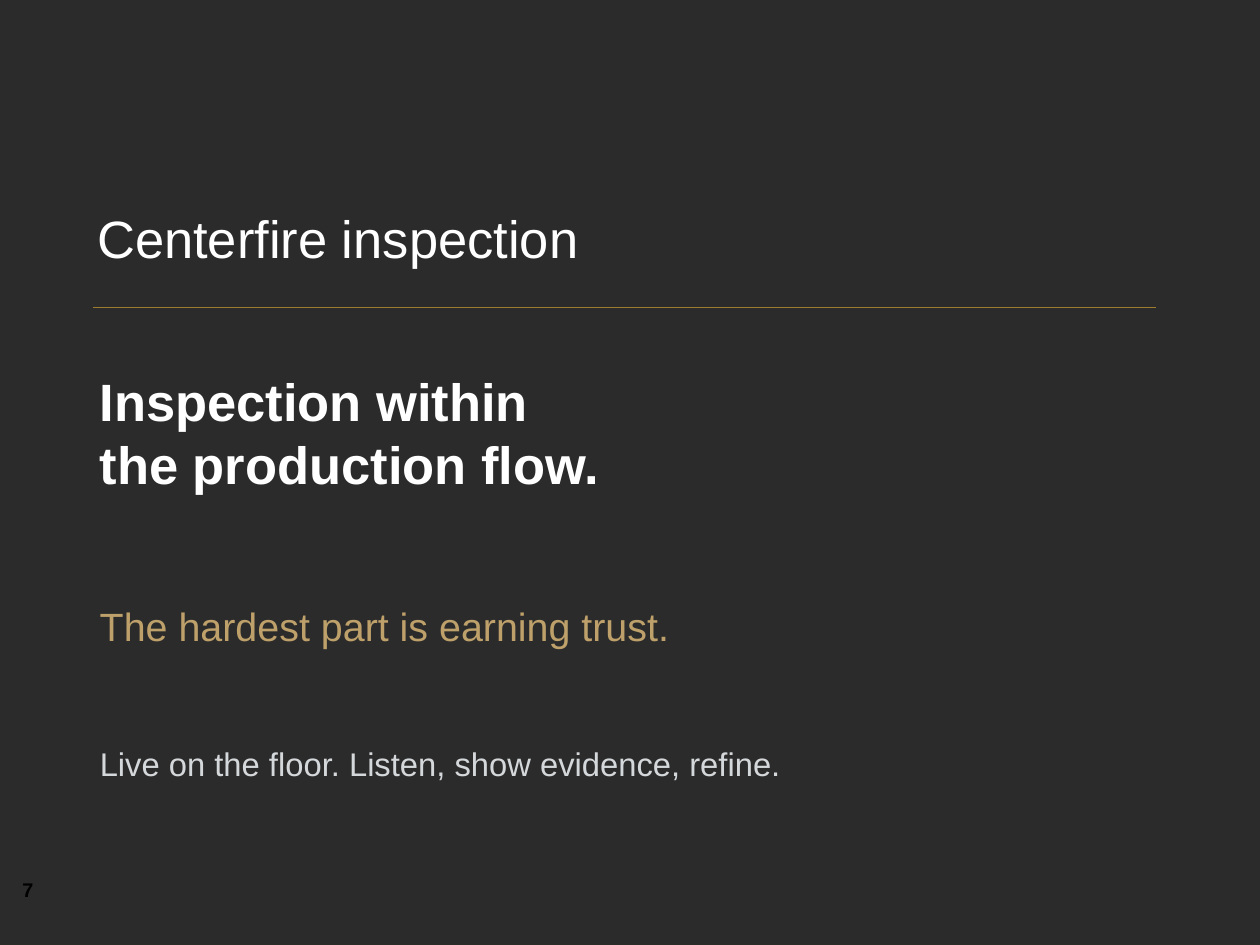
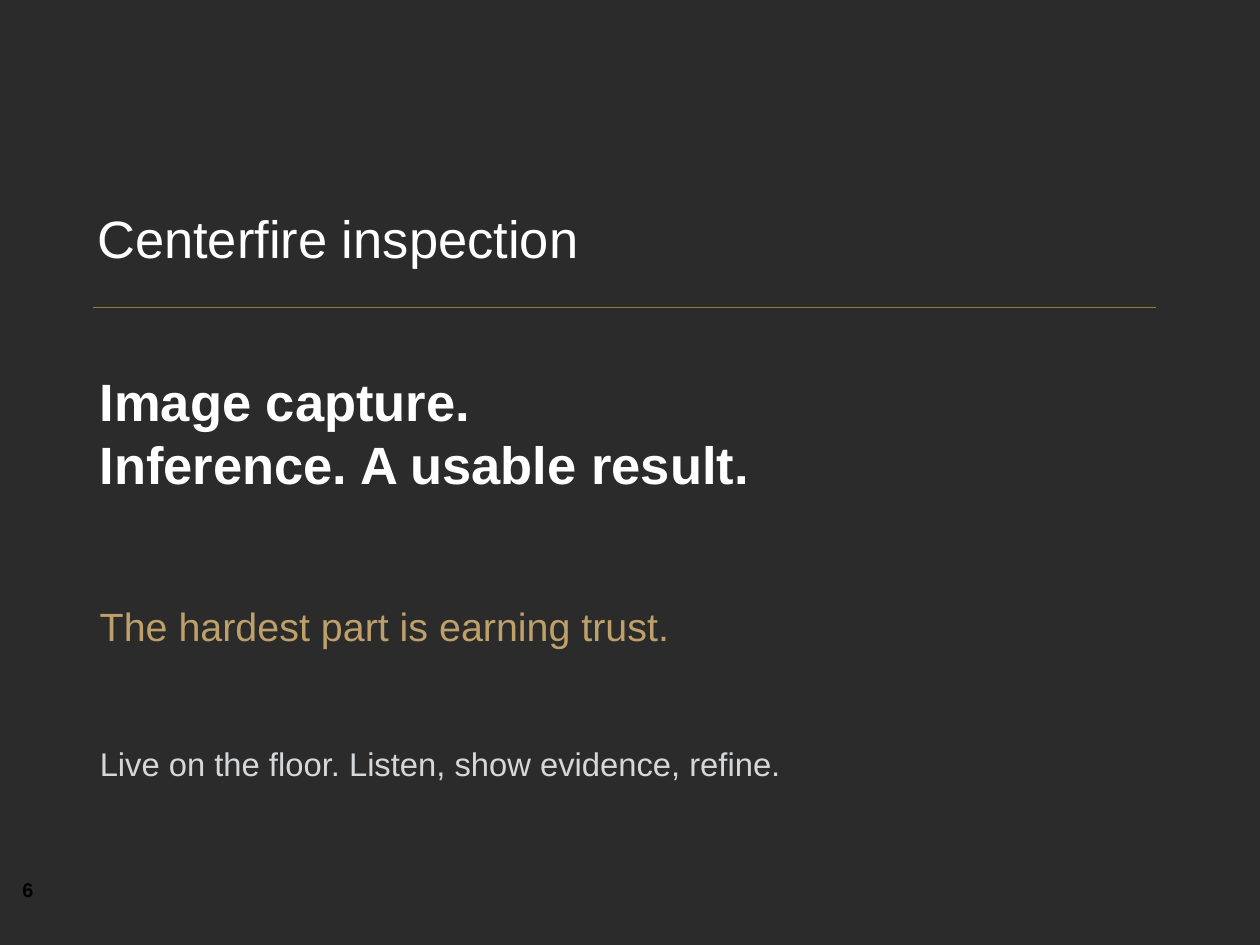
Before and after one commit to YeChamo/part-tracking-demo-ualr, a slide deck: slide 6 of docs/presentation/Engineering_at_The_Kinetic_Group.pptx (slide 7 before the commit). Drawn at 1260x945 pixels with LibreOffice and Linux fonts; fonts in the diff are those of the drawing; background and template pictures are left out; a plain dark background stands for a picture behind light text. Boxes give left, top, right and bottom in pixels: in the first picture for what was removed or moved away, otherwise in the second. Text is boxed around its words. In the diff, an @@ line names an element or a change of style, - is before the commit and + after.

```diff
--- a/docs/presentation/Engineering_at_The_Kinetic_Group.pptx
+++ b/docs/presentation/Engineering_at_The_Kinetic_Group.pptx
@@ text at <box>100,385,748,485</box>: text changed @@
-Inspection within
-the production flow.
+Image capture.
+Inference. A usable result.
@@ text at <box>22,884,33,897</box>: text changed @@
-7
+6
```
Also in this commit, not shown: 11 other slides changed, 1 slide removed, 3 other files.
